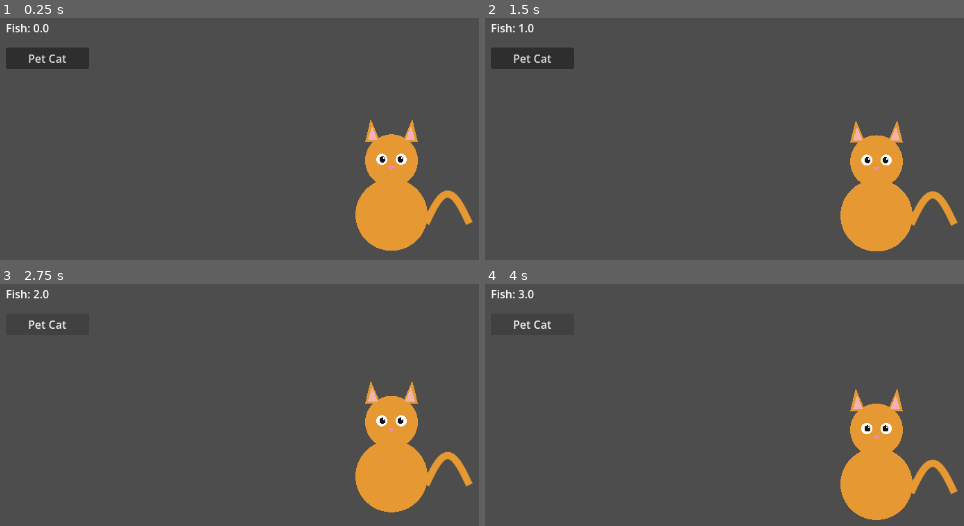
Above: before the commit, frames 1-4 (two rows, left to right).
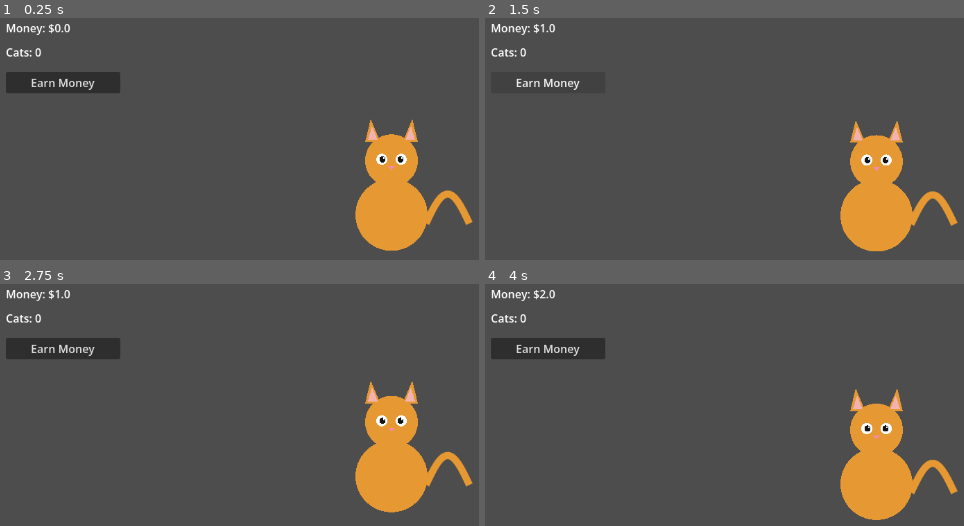
Above: after the commit, the same moments.

Repository: jaggasaurus-rex/cat-idler
Game: Godot game, scene res://scenes/Main.tscn
The game is run twice, just before and just after one commit, with the same random seed, the same clock (stepped at 60 frames per second) and the same inputs.
Inputs (mouse positions are in pixels of both pictures, inside the frame that each line leads up to):
- Up to frame 1 (0.25 s): no input
- Up to frame 2 (1.5 s): click (532, 59) at 0.5 s, where only the run before the commit has a clickable "Pet Cat"; click (547, 83) at 1.25 s, where only the run after the commit has a clickable "Earn Money"
- Up to frame 3 (2.75 s): click (47, 325) at 2 s, where only the run before the commit has a clickable "Pet Cat"
- Up to frame 4 (4 s): click (547, 349) at 2.75 s, where only the run after the commit has a clickable "Earn Money"; click (532, 325) at 3.5 s, where only the run before the commit has a clickable "Pet Cat"

The runs differ from the first frame. In frame 1, 3.7% of the frame differs, in the area x 1-26%, y 2-31%; in frame 2, 1.9%; in frame 3, 2.6%; in frame 4, 2.6%.

Commit message:
Rework core mechanics: money, cat purchasing, cat spawning
- GameState: fish→money, drop fish_per_click, add cats/CAT_COST/buy_cat()
  and cat_purchased signal
- Main.gd: new @onready refs, _process visibility gate on PurchaseCatButton,
  _on_cat_purchased() spawns CatCharacter at scale 0.4 into CatContainer,
  _reposition_cats() keeps row centred with 72px spacing
- Main.tscn: FishLabel→MoneyLabel, PetCatButton→EarnMoneyButton,
  add CatsLabel + PurchaseCatButton (hidden) + CatContainer (Node2D, pos 576,530)
- CONTEXT.md: updated GameState table, scene tree, current/planned features

Diff:
--- a/autoloads/GameState.gd
+++ b/autoloads/GameState.gd
@@ -1,8 +1,20 @@
 extends Node
 
-var fish: float = 0.0
-var fish_per_click: float = 1.0
+signal cat_purchased
+
+const CAT_COST: float = 100.0
+
+var money: float = 0.0
+var cats: int = 0
 
 
 func click() -> void:
-	fish += fish_per_click
+	money += 1.0
+
+
+func buy_cat() -> void:
+	if money < CAT_COST:
+		return
+	money -= CAT_COST
+	cats += 1
+	cat_purchased.emit()
--- a/scenes/Main.gd
+++ b/scenes/Main.gd
@@ -1,11 +1,44 @@
 extends Control
 
-@onready var fish_label: Label = $FishLabel
+const CAT_SCENE := preload("res://scenes/CatCharacter.tscn")
+
+@onready var money_label: Label = $MoneyLabel
+@onready var cats_label: Label = $CatsLabel
+@onready var purchase_cat_button: Button = $PurchaseCatButton
+@onready var cat_container: Node2D = $CatContainer
+
+
+func _ready() -> void:
+	GameState.cat_purchased.connect(_on_cat_purchased)
 
 
 func _process(_delta: float) -> void:
-	fish_label.text = "Fish: %.1f" % GameState.fish
+	money_label.text = "Money: $%.1f" % GameState.money
+	cats_label.text = "Cats: %d" % GameState.cats
+	purchase_cat_button.visible = GameState.money >= GameState.CAT_COST
 
 
-func _on_pet_cat_button_pressed() -> void:
+func _on_earn_money_button_pressed() -> void:
 	GameState.click()
+
+
+func _on_purchase_cat_button_pressed() -> void:
+	GameState.buy_cat()
+
+
+func _on_cat_purchased() -> void:
+	var cat := CAT_SCENE.instantiate()
+	cat.scale = Vector2(0.4, 0.4)
+	cat_container.add_child(cat)
+	_reposition_cats()
+
+
+# Keeps all purchased cats evenly spaced and centered around the
+# container's origin so the row self-centres as it grows.
+func _reposition_cats() -> void:
+	var children := cat_container.get_children()
+	var count := children.size()
+	var spacing := 72.0
+	var start_x := -(count - 1) * spacing / 2.0
+	for i in count:
+		children[i].position = Vector2(start_x + i * spacing, 0.0)
--- a/scenes/Main.tscn
+++ b/scenes/Main.tscn
@@ -1,9 +1,11 @@
-[gd_scene load_steps=3 format=3]
+[gd_scene format=3 uid="uid://d0nqfi5s6645n"]
 
-[ext_resource type="Script" path="res://scenes/Main.gd" id="1"]
+[ext_resource type="Script" uid="uid://o5gwfm8dh73h" path="res://scenes/Main.gd" id="1"]
 [ext_resource type="PackedScene" path="res://scenes/CatCharacter.tscn" id="2"]
 
 [node name="Main" type="Control"]
+layout_mode = 3
+anchors_preset = 15
 anchor_right = 1.0
 anchor_bottom = 1.0
 script = ExtResource("1")
@@ -11,18 +13,41 @@
 [node name="CatCharacter" parent="." instance=ExtResource("2")]
 position = Vector2(576, 300)
 
-[node name="FishLabel" type="Label" parent="."]
+[node name="MoneyLabel" type="Label" parent="."]
+layout_mode = 0
 offset_left = 20.0
 offset_top = 20.0
 offset_right = 300.0
 offset_bottom = 50.0
-text = "Fish: 0.0"
+text = "Money: $0.0"
 
-[node name="PetCatButton" type="Button" parent="."]
+[node name="CatsLabel" type="Label" parent="."]
+layout_mode = 0
 offset_left = 20.0
-offset_top = 60.0
-offset_right = 140.0
-offset_bottom = 90.0
-text = "Pet Cat"
+offset_top = 55.0
+offset_right = 300.0
+offset_bottom = 85.0
+text = "Cats: 0"
 
-[connection signal="pressed" from="PetCatButton" to="." method="_on_pet_cat_button_pressed"]
+[node name="EarnMoneyButton" type="Button" parent="."]
+layout_mode = 0
+offset_left = 20.0
+offset_top = 95.0
+offset_right = 185.0
+offset_bottom = 125.0
+text = "Earn Money"
+
+[node name="PurchaseCatButton" type="Button" parent="."]
+layout_mode = 0
+offset_left = 20.0
+offset_top = 135.0
+offset_right = 275.0
+offset_bottom = 165.0
+visible = false
+text = "Purchase Cat ($100)"
+
+[node name="CatContainer" type="Node2D" parent="."]
+position = Vector2(576, 530)
+
+[connection signal="pressed" from="EarnMoneyButton" to="." method="_on_earn_money_button_pressed"]
+[connection signal="pressed" from="PurchaseCatButton" to="." method="_on_purchase_cat_button_pressed"]
Not shown, changed: CLAUDE.md
Not shown, changed: CONTEXT.md
